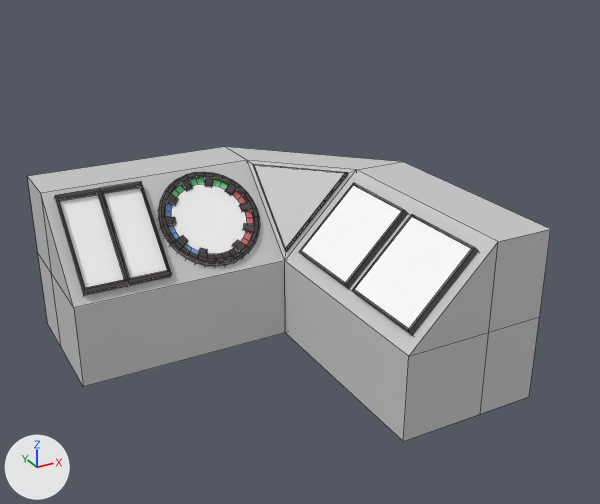
Renders of the Blender file BlendFiles/controlPanel.blend from each side of a commit.
One viewpoint serves both versions: a 50 mm camera at (-1.7, -3.4, 2.27) aimed at (0.09, -0.13, 0.64). Lighting does not change. The marker at lower left points along +X, +Y and +Z. Mesh edges are drawn as thin lines.
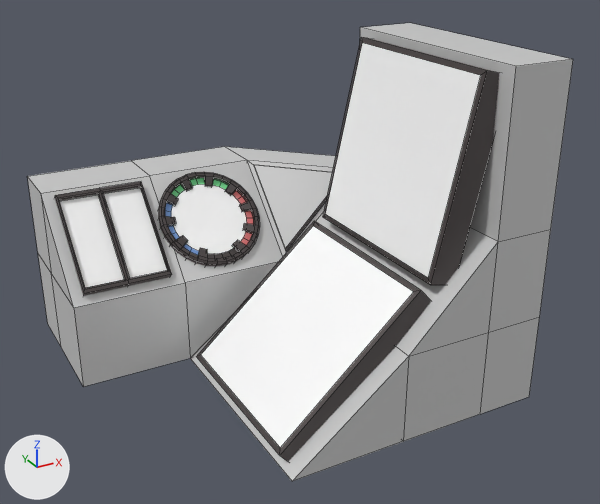
Location of each change, (x1, y1, x2, y2) in pixels of the pictures (600 x 504 px):
'Plane.001', reshaped (56% taller): before (27, 147, 551, 441); after (27, 23, 573, 481)
'Cube.001', moved, turned, rescaled: before (352, 214, 479, 335); after (323, 37, 500, 285)
'Cube', moved, turned, rescaled: before (299, 183, 408, 289); after (196, 221, 431, 461)
part 1 of me_plane_001, built on: before (28, 147, 550, 387); after (28, 23, 573, 481)

The change, as a diff of the scene's bpy script:
```diff
--- a/BlendFiles/controlPanel.blend.py
+++ b/BlendFiles/controlPanel.blend.py
@@ me_plane_001 @@
 # used by ob_plane_001; location = (0.18, -0.931, 0.003); rotation_euler = (1.571, 0.0, 0.0), in degrees (90, 0, 0); scale = (0.659, 0.659, 0.659)
-me_plane_001.from_pydata(...)  # 39 vertices, 43 faces; spans x -1.71..1.13, y 0.0..1.33, z -2.84..0.0
+me_plane_001.from_pydata(...)  # 48 vertices, 56 faces; spans x -1.71..1.13, y 0.0..2.47, z -2.84..0.0
+# me_plane_001 part 1
+# 3 vertices are removed from x 0.02..0.59, y 0.74..1.32, z -2.31..-1.73
+# 14 faces are deleted
+# 4 vertices are added at (1.13, 2.47, 0.0), (0.67, 2.47, 0.0), (1.13, 2.47, -1.72), (0.67, 2.47, -1.72)
+# 8 new vertices lie (-0.86, 0.0, 0.0) away from vertices in x 0.0, y 0.0..1.33, z -2.84..0.0
+# 22 new faces join them, mat_material_001 (light grey #cdcdcd)
+# 5 new faces join them, mat_material_002 (dark grey #453e3e)
 me_plane_001.materials.append(mat_material_001)
@@ ob_cube @@
 ob_cube = bpy.data.objects.new('Cube', me_cube_001)
-ob_cube.location = (0.404, -0.128, 0.661)
-ob_cube.rotation_euler = (0.0, 0.785, 0.0)  # degrees (0, 45, 0)
-ob_cube.scale = (0.0343, 0.231, 0.231)
+ob_cube.location = (-0.002, -0.374, 0.33)
+ob_cube.rotation_euler = (0.0, 0.845, 0.0)  # degrees (0, 48, 0)
+ob_cube.scale = (0.0686, 0.462, 0.462)
@@ ob_cube_001 @@
 ob_cube_001 = bpy.data.objects.new('Cube.001', me_cube_003)
-ob_cube_001.location = (0.404, -0.646, 0.661)
-ob_cube_001.rotation_euler = (0.0, 0.785, 0.0)  # degrees (0, 45, 0)
-ob_cube_001.scale = (0.0343, 0.231, 0.231)
+ob_cube_001.location = (0.514, -0.378, 1.136)
+ob_cube_001.rotation_euler = (0.0, 0.225, 0.0)  # degrees (0, 13, 0)
+ob_cube_001.scale = (0.0686, 0.462, 0.462)
```
